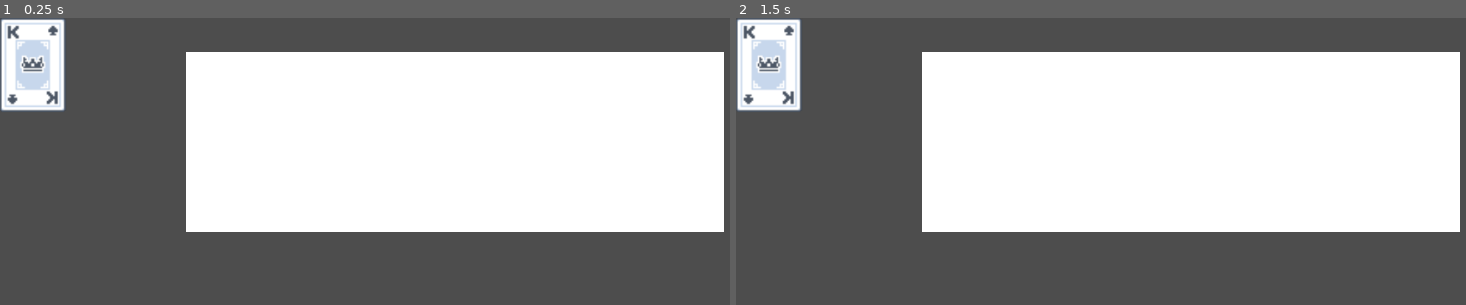
Above: before the commit, frames 1-2 (left to right).
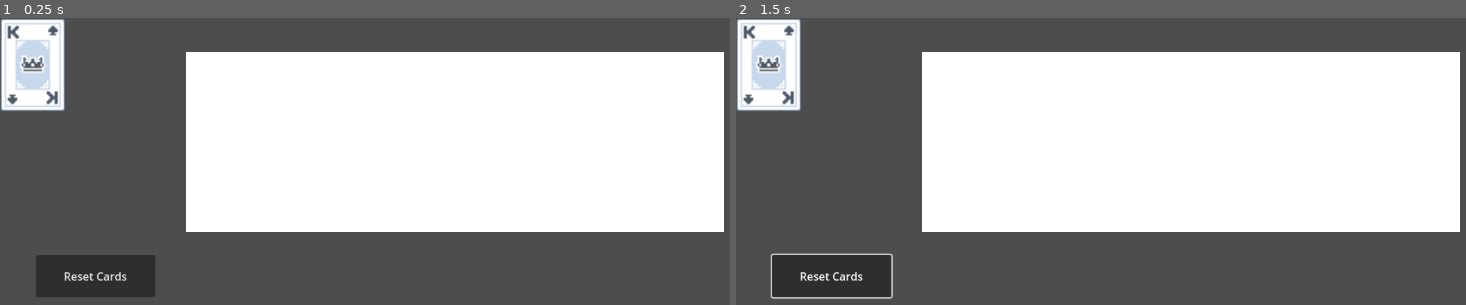
Above: after the commit, the same moments.

Repository: stellarinrin/dinosaur_fighting_card_game
Game: Godot game, scene res://game.tscn
Same seed, same stepped clock (60 frames per second), same inputs: the game is played once before the commit and once after it.
Inputs (mouse positions are in pixels of both pictures, inside the frame that each line leads up to):
- Up to frame 1 (0.25 s): no input
- Up to frame 2 (1.5 s): click (830, 276) at 0.5 s, where only the run after the commit has a clickable "Reset Cards"; move the mouse to (1312, 218) at 1.27 s; press the mouse at (1312, 218) at 1.28 s

The runs differ from the first frame. In frame 1, 2.3% of the frame differs, in the area x 4-22%, y 82-98%; in frame 2, 2.6%, in the area x 4-22%, y 81-98%.

Commit message:
Add reset button and start state machine

Diff:
--- /dev/null
+++ b/dinosaur_fighting_card_game/game.gd
@@ -0,0 +1,3 @@
+extends Node2D
+
+# @export var player_character: Character
--- a/dinosaur_fighting_card_game/game.tscn
+++ b/dinosaur_fighting_card_game/game.tscn
@@ -1,19 +1,25 @@
-[gd_scene load_steps=5 format=3 uid="uid://bd5j326o1s54n"]
+[gd_scene load_steps=7 format=3 uid="uid://bd5j326o1s54n"]
 
 [ext_resource type="PackedScene" uid="uid://bkii041wwh5sn" path="res://scenes/card.tscn" id="1_hygin"]
-[ext_resource type="Script" uid="uid://bqif6umwquu0q" path="res://combo_box.gd" id="2_e2o6t"]
+[ext_resource type="Script" path="res://game.gd" id="1_n0eis"]
+[ext_resource type="Script" path="res://scripts/game_state_controller.gd" id="2_lqju6"]
 [ext_resource type="Texture2D" uid="uid://h86n1ptol3jq" path="res://assets/card_assets/card_ground_overhead.png" id="3_feb5d"]
+[ext_resource type="Script" path="res://scripts/combo_box.gd" id="3_u4083"]
 
 [sub_resource type="RectangleShape2D" id="RectangleShape2D_e2o6t"]
 size = Vector2(804, 281)
 
 [node name="Game" type="Node2D"]
 y_sort_enabled = true
+script = ExtResource("1_n0eis")
 
-[node name="CanvasLayer2" type="CanvasLayer" parent="."]
+[node name="GameStateController" type="Node2D" parent="."]
+script = ExtResource("2_lqju6")
+
+[node name="ComboBox" type="CanvasLayer" parent="."]
 layer = -1
 
-[node name="ColorRect" type="ColorRect" parent="CanvasLayer2"]
+[node name="ColorRect" type="ColorRect" parent="ComboBox"]
 y_sort_enabled = true
 offset_left = 268.0
 offset_top = 49.0
@@ -21,7 +27,7 @@
 offset_bottom = 309.0
 size_flags_horizontal = 3
 
-[node name="HBoxContainer" type="HBoxContainer" parent="CanvasLayer2/ColorRect"]
+[node name="HBoxContainer" type="HBoxContainer" parent="ComboBox/ColorRect"]
 y_sort_enabled = true
 layout_mode = 1
 anchors_preset = 15
@@ -30,21 +36,21 @@
 grow_horizontal = 2
 grow_vertical = 2
 alignment = 1
-script = ExtResource("2_e2o6t")
+script = ExtResource("3_u4083")
 
-[node name="Area2D" type="Area2D" parent="CanvasLayer2/ColorRect"]
+[node name="Area2D" type="Area2D" parent="ComboBox/ColorRect"]
 y_sort_enabled = true
 monitorable = false
 
-[node name="CollisionShape2D" type="CollisionShape2D" parent="CanvasLayer2/ColorRect/Area2D"]
+[node name="CollisionShape2D" type="CollisionShape2D" parent="ComboBox/ColorRect/Area2D"]
 y_sort_enabled = true
 position = Vector2(392, 130.5)
 shape = SubResource("RectangleShape2D_e2o6t")
 
-[node name="CanvasLayer" type="CanvasLayer" parent="."]
+[node name="UI" type="CanvasLayer" parent="."]
+
+[node name="GameOverOverlay" type="ColorRect" parent="UI"]
 visible = false
-
-[node name="GameOverOverlay" type="ColorRect" parent="CanvasLayer"]
 anchors_preset = 15
 anchor_right = 1.0
 anchor_bottom = 1.0
@@ -52,7 +58,12 @@
 grow_vertical = 2
 color = Color(0, 0, 0, 0.215686)
 
-[node name="GameController" type="Node2D" parent="."]
+[node name="ResetCards" type="Button" parent="UI"]
+offset_left = 52.0
+offset_top = 342.0
+offset_right = 224.0
+offset_bottom = 403.0
+text = "Reset Cards"
 
 [node name="GameScreen" type="Node2D" parent="."]
 
@@ -66,4 +77,5 @@
 
 [node name="Card3" parent="." instance=ExtResource("1_hygin")]
 
-[connection signal="area_entered" from="CanvasLayer2/ColorRect/Area2D" to="CanvasLayer2/ColorRect/HBoxContainer" method="_on_area_2d_area_entered"]
+[connection signal="area_entered" from="ComboBox/ColorRect/Area2D" to="ComboBox/ColorRect/HBoxContainer" method="_on_area_2d_area_entered"]
+[connection signal="button_down" from="UI/ResetCards" to="ComboBox/ColorRect/HBoxContainer" method="_on_reset_cards_button_down"]
--- a/dinosaur_fighting_card_game/project.godot
+++ b/dinosaur_fighting_card_game/project.godot
@@ -12,7 +12,7 @@
 
 config/name="dinosaur_fighting_card_game"
 run/main_scene="res://game.tscn"
-config/features=PackedStringArray("4.4", "Mobile")
+config/features=PackedStringArray("4.3", "Mobile")
 config/icon="res://icon.svg"
 
 [autoload]
--- a/dinosaur_fighting_card_game/scenes/card.tscn
+++ b/dinosaur_fighting_card_game/scenes/card.tscn
@@ -35,5 +35,7 @@
 position = Vector2(47.25, 67.75)
 shape = SubResource("RectangleShape2D_6u4wf")
 
+[connection signal="child_entered_tree" from="." to="." method="_on_child_entered_tree"]
+[connection signal="child_exiting_tree" from="." to="." method="_on_child_exiting_tree"]
 [connection signal="mouse_entered" from="." to="." method="_on_mouse_entered"]
 [connection signal="mouse_exited" from="." to="." method="_on_mouse_exited"]
--- a/dinosaur_fighting_card_game/scripts/card.gd
+++ b/dinosaur_fighting_card_game/scripts/card.gd
@@ -10,6 +10,7 @@
 		$Sprite2D.texture = card_texture
 
 func _physics_process(delta: float) -> void:
+	$Area2D.monitorable = false
 	drag_logic(delta)
 
 var current_goal_scale: Vector2 = Vector2(0.2, 0.2)
@@ -28,6 +29,7 @@
 func drag_logic(delta: float) -> void:
 	if (mouse_in or is_dragging) and (MouseBrain.node_being_dragged == null or MouseBrain.node_being_dragged == self):
 		if Input.is_action_pressed("click"):
+			$Area2D.monitorable = true
 			global_position = lerp(global_position, get_global_mouse_position() - (size/2.0), 22.0 * delta)
 			_change_scale(Vector2(2.3, 2.3))
 			_set_rotation(delta)
--- a/dinosaur_fighting_card_game/combo_box.gd
+++ b/dinosaur_fighting_card_game/scripts/combo_box.gd
@@ -1,5 +1,6 @@
 extends HBoxContainer
 
+@onready var game = $"../../.."
 var combo: Array
 # Called when the node enters the scene tree for the first time.
 func _ready() -> void:
@@ -21,3 +22,12 @@
 
 func _parse_cards() -> void:
 	combo = get_children()
+
+
+
+func _on_reset_cards_button_down() -> void:
+	var hand = get_children()
+	for card in hand:
+		#card.get_node("Area2D").monitorable = false
+		card.reparent(game)
+		card.position = Vector2(0,0)
--- /dev/null
+++ b/dinosaur_fighting_card_game/scripts/game_state_controller.gd
@@ -0,0 +1,40 @@
+class_name GameStateController extends Node2D
+
+enum GameState {
+	PLAYER_TURN,
+	PLAYER_ACTION,
+	#ENEMY_TURN,
+	ENEMY_ACTION,
+	FAILURE,
+	SUCCESS
+}
+
+@onready var current_state: GameState = GameState.PLAYER_TURN
+
+func transition(next_state: GameState):
+
+	match current_state:
+		GameState.PLAYER_TURN:
+			pass
+		GameState.PLAYER_ACTION:
+			pass
+		GameState.ENEMY_ACTION:
+			pass
+		GameState.FAILURE:
+			pass
+		GameState.SUCCESS:
+			pass
+
+	current_state = next_state
+
+	match current_state:
+		GameState.PLAYER_TURN:
+			pass
+		GameState.PLAYER_ACTION:
+			pass
+		GameState.ENEMY_ACTION:
+			pass
+		GameState.FAILURE:
+			pass
+		GameState.SUCCESS:
+			pass
Not shown: 1 places in dinosaur_fighting_card_game/scenes/card.tscn that only renumber resources
